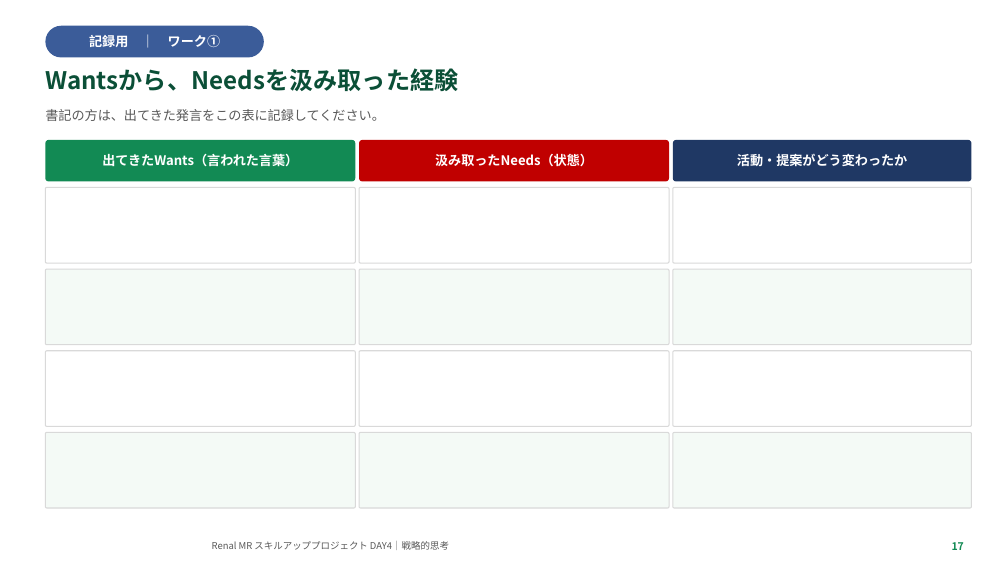
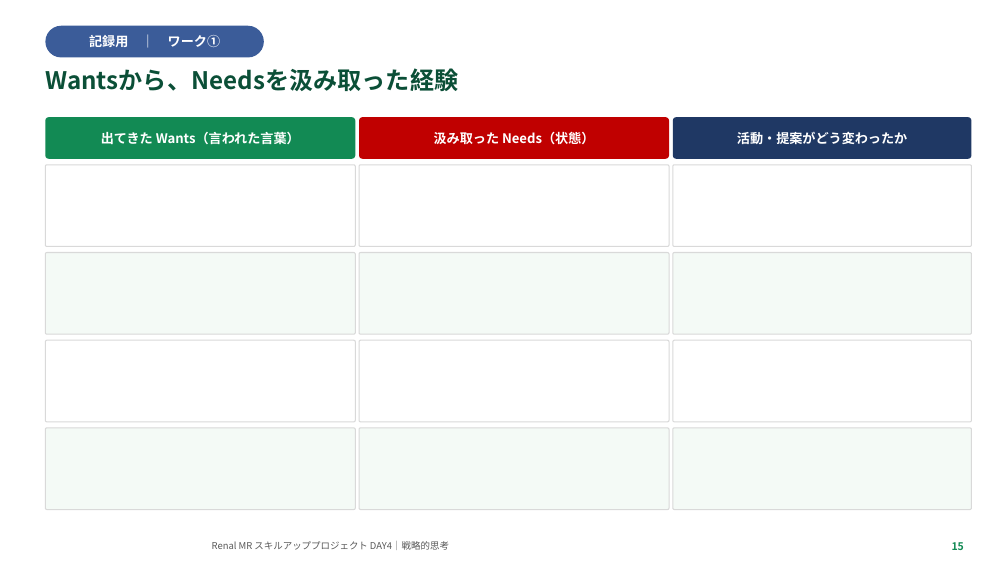
Before and after one commit to TAKUYA-1187/Claude, a slide deck: slide 15 of novartis_training/DAY4_ちょっと分かるだけで世界が変わる.pptx (slide 17 before the commit). Drawn at 1008x567 pixels with LibreOffice and Linux fonts; fonts in the diff are those of the drawing; background and template pictures are left out. Boxes give left, top, right and bottom in pixels: in the first picture for what was removed or moved away, otherwise in the second. Text is boxed around its words. In the diff, an @@ line names an element or a change of style, - is before the commit and + after.

```diff
--- a/novartis_training/DAY4_ちょっと分かるだけで世界が変わる.pptx
+++ b/novartis_training/DAY4_ちょっと分かるだけで世界が変わる.pptx
@@ text removed at (x1=45, y1=109, x2=385, y2=121) @@
-書記の方は、出てきた発言をこの表に記録してください。
@@ 3 rounded rectangles moved together from (x1=45, y1=140, x2=972, y2=181) to (x1=45, y1=117, x2=972, y2=159) @@
@@ text in rounded rectangle at (x1=101, y1=132, x2=300, y2=144): spaces changed @@
-出てきたWants（言われた言葉）
+出てきた Wants（言われた言葉）
@@ text in rounded rectangle at (x1=434, y1=131, x2=594, y2=144): spaces changed @@
-汲み取ったNeeds（状態）
+汲み取った Needs（状態）
@@ rounded rectangle added at (x1=45, y1=165, x2=355, y2=247), fill #FFFFFF, outline #D9D9D9 1 pt @@
@@ rounded rectangle resized from (x1=45, y1=188, x2=355, y2=263) to (x1=359, y1=165, x2=669, y2=247) @@
@@ rounded rectangle resized from (x1=359, y1=188, x2=669, y2=263) to (x1=673, y1=165, x2=972, y2=247) @@
@@ rounded rectangle resized from (x1=673, y1=188, x2=972, y2=263) to (x1=45, y1=253, x2=355, y2=334) @@
@@ rounded rectangle at (x1=45, y1=253, x2=355, y2=334): fill #FFFFFF to #F4FAF6 @@
@@ rounded rectangle resized from (x1=45, y1=269, x2=355, y2=345) to (x1=359, y1=253, x2=669, y2=334) @@
@@ rounded rectangle resized from (x1=359, y1=269, x2=669, y2=345) to (x1=673, y1=253, x2=972, y2=334) @@
@@ rounded rectangle resized from (x1=673, y1=269, x2=972, y2=345) to (x1=45, y1=340, x2=355, y2=422) @@
@@ rounded rectangle at (x1=45, y1=340, x2=355, y2=422): fill #F4FAF6 to #FFFFFF @@
@@ rounded rectangle resized from (x1=45, y1=351, x2=355, y2=426) to (x1=359, y1=340, x2=669, y2=422) @@
@@ rounded rectangle resized from (x1=359, y1=351, x2=669, y2=426) to (x1=673, y1=340, x2=972, y2=422) @@
@@ rounded rectangle at (x1=45, y1=428, x2=355, y2=510): fill #FFFFFF to #F4FAF6 @@
@@ rounded rectangle resized from (x1=673, y1=351, x2=972, y2=426) to (x1=45, y1=428, x2=355, y2=510) @@
@@ rounded rectangle resized from (x1=45, y1=433, x2=355, y2=508) to (x1=359, y1=428, x2=669, y2=510) @@
@@ rounded rectangle removed at (x1=359, y1=433, x2=669, y2=508) @@
@@ rounded rectangle resized from (x1=673, y1=433, x2=972, y2=508) to (x1=673, y1=428, x2=972, y2=510) @@
@@ text at (x1=952, y1=542, x2=964, y2=550): text changed @@
-17
+15
```
Also in this commit, not shown: 21 other slides changed, 6 slides removed, 2 other files.
